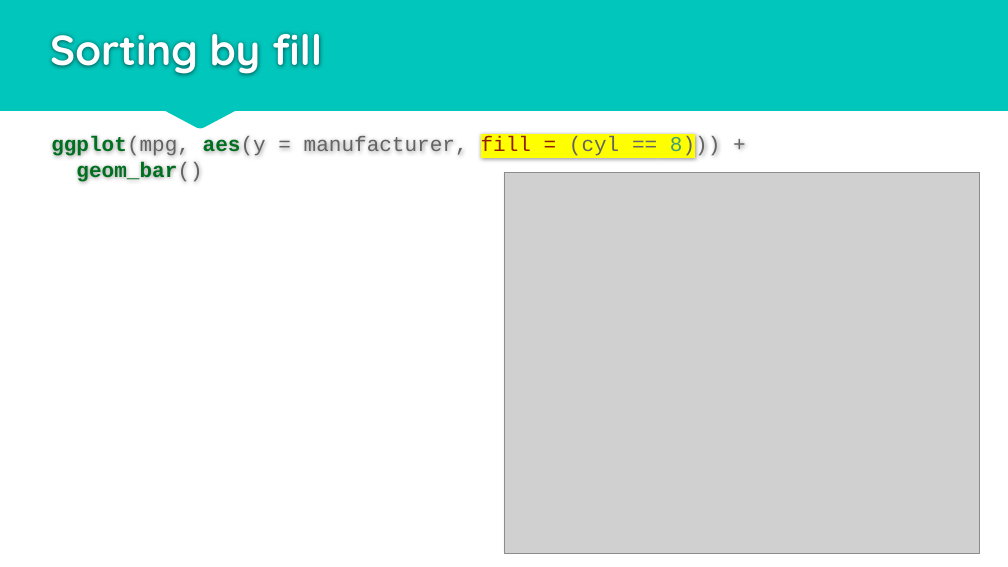
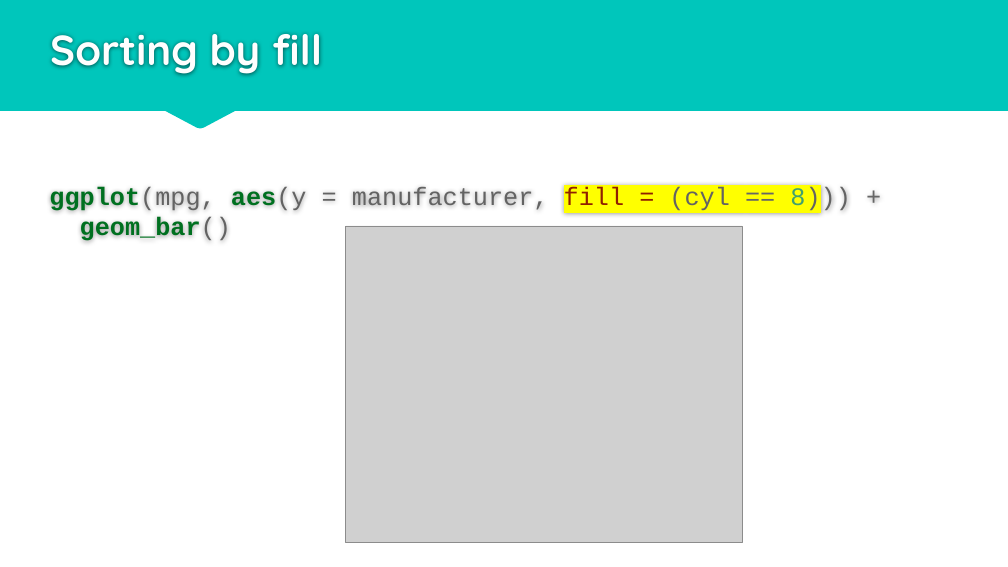
Before and after one commit to rjake/talks-and-presentations, a slide deck: slide 17 of output/data_viz_2020_09_23.pptx. Drawn at 1008x567 pixels with LibreOffice and Linux fonts; fonts in the diff are those of the drawing; grey boxes stand for pictures. Boxes give left, top, right and bottom in pixels: in the first picture for what was removed or moved away, otherwise in the second. Text is boxed around its words. In the diff, an @@ line names an element or a change of style, - is before the commit and + after.

```diff
--- a/output/data_viz_2020_09_23.pptx
+++ b/output/data_viz_2020_09_23.pptx
@@ text "ggplot(mpg, aes(y = manufacturer, fill ...": place and size @@
-text "ggplot(mpg, aes(y = manufacturer, fill ..." at <box>51,136,720,182</box>
+text "ggplot(mpg, aes(y = manufacturer, fill ..." at <box>49,187,850,241</box>
@@ text "ggplot(mpg, aes(y = manufacturer, fill ..." at <box>49,187,850,241</box>: size 20 to 24 pt @@
@@ picture: place and size @@
-picture at <box>504,173,980,554</box>
+picture at <box>346,226,742,543</box>
```
Also in this commit, not shown: 1 other slide changed, 1 other file.
